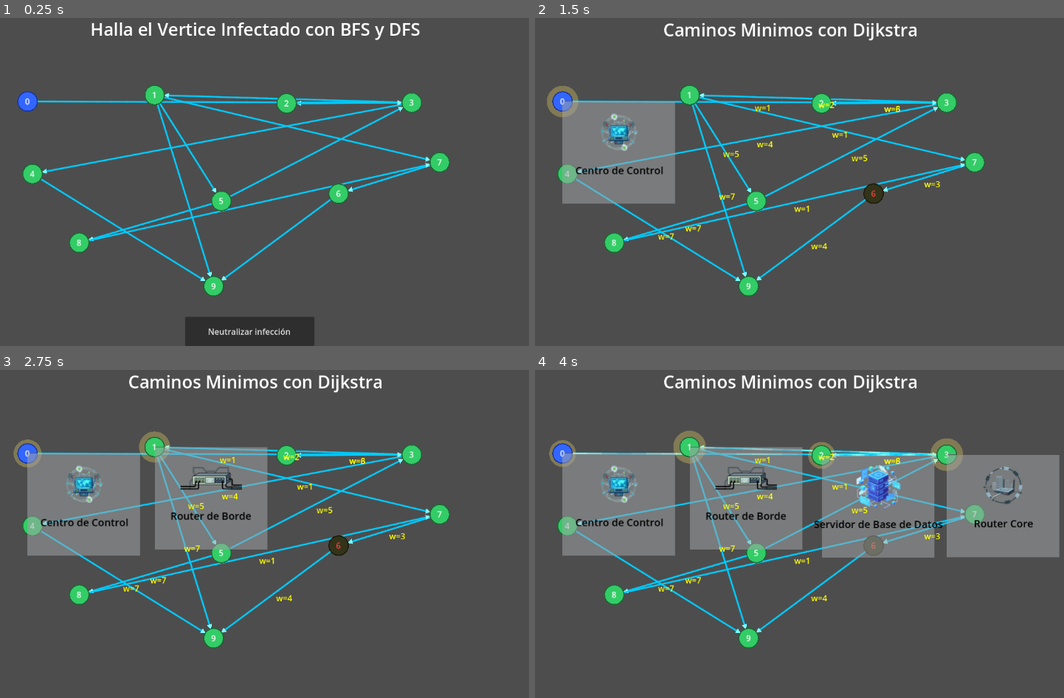
Above: before the commit, frames 1-4 (two rows, left to right).
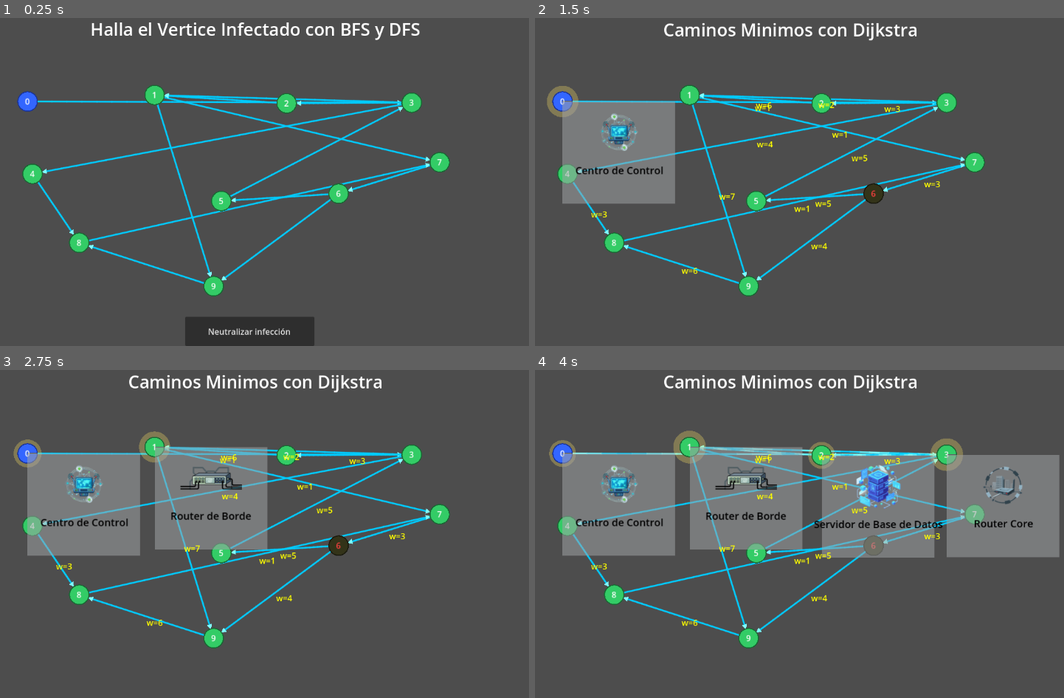
Above: after the commit, the same moments.

Repository: GiROXiO/CyberQuest
Game: Godot game, scene res://scenes/gameManager.tscn
The game is run twice, just before and just after one commit, with the same random seed, the same clock (stepped at 60 frames per second) and the same inputs. The project has no main scene, so this scene is started directly.
Inputs (mouse positions are in pixels of both pictures, inside the frame that each line leads up to):
- Up to frame 1 (0.25 s): no input
- Up to frame 2 (1.5 s): click "Neutralizar infección" at 0.5 s; tap Enter at 1.25 s; drag from (561, 100) to (820, 103) at 1.27 s
- Up to frame 3 (2.75 s): tap Space at 2 s; drag from (153, 445) to (412, 455) at 2.02 s
- Up to frame 4 (4 s): move the mouse to (820, 455) at 2.77 s; click (820, 455) at 2.92 s; tap Enter at 3.5 s; drag from (947, 455) to (688, 445) at 3.52 s

The runs differ from the first frame. In frame 1, 1.1% of the frame differs, in the area x 7-76%, y 23-82%; in frame 2, 1.3%; in frame 3, 1.2%; in frame 4, 1.2%.

Commit message:
Fixed Double Direction Edges in generate_random() Method

Diff:
--- a/scripts/core/grafo.gd
+++ b/scripts/core/grafo.gd
@@ -327,7 +327,14 @@
 
 			if not reachable_from_source.has(id):
 				#Se conecta desde algun nodo alcanzable
-				var candidates_from: Array = reachable_from_source.keys()
+				var candidates_from: Array = []
+				for k in reachable_from_source.keys():
+					if not self.has_edge(id, k):
+						candidates_from.append(k)
+
+				if candidates_from.is_empty():
+					candidates_from = reachable_from_source.keys()
+
 				var from_id: int = candidates_from[rng.randi_range(0, candidates_from.size()-1)]
 
 				var from_v: Vertice = self.vertices[from_id]
@@ -347,7 +354,14 @@
 					continue
 
 				if not can_reach_sink.has(id):
-					var candidates_to: Array = can_reach_sink.keys()
+					var candidates_to: Array = []
+					for k in can_reach_sink.keys():
+						if not self.has_edge(k, id):
+							candidates_to.append(k)
+
+					if candidates_to.is_empty():
+						candidates_to = can_reach_sink.keys()
+
 					var to_id: int = candidates_to[rng.randi_range(0, candidates_to.size()-1)]
 
 					var from_v2: Vertice = self.vertices[id]
